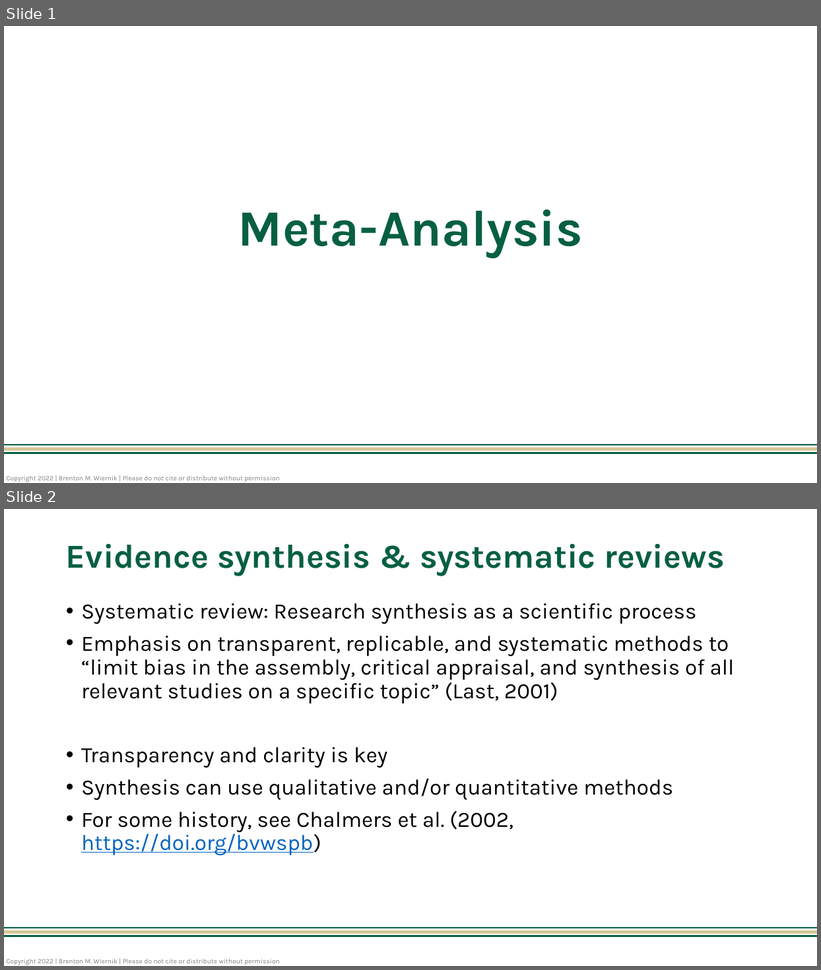
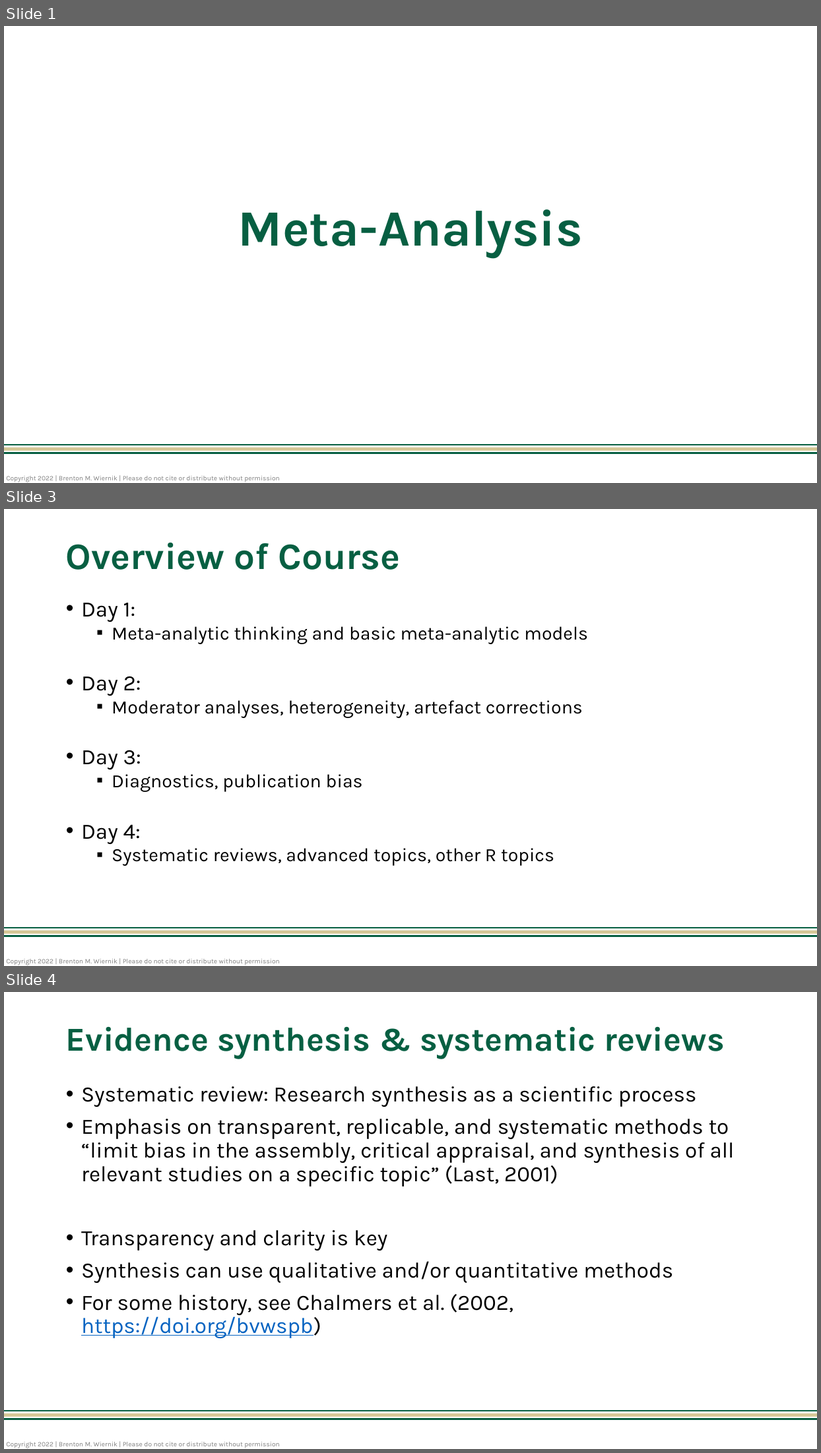
Before and after one commit to bwiernik/meta-workshop, a slide deck: slides/01_meta-analytic-thinking.pptx. Shown one above the other, each under a label of ours: slides 1 and 2 before the commit, slides 1, 3 and 4 after it; the slides between them are not shown. The pictures are 821x970 and 821x1453 pixels, drawn with LibreOffice and Linux fonts; fonts in the diff are those of the drawing. Boxes give left, top, right and bottom in pixels: in the first picture for what was removed or moved away, otherwise in the second. Text is boxed around its words. In the diff, an @@ line names an element or a change of style, - is before the commit and + after.

```diff
--- a/slides/01_meta-analytic-thinking.pptx
+++ b/slides/01_meta-analytic-thinking.pptx
@@ slide 3 added at (4,509,817,966), background #FFFFFF; not listed: 4 template elements that a slide beside it also shows @@
@@ title added at (66,543,401,570), 44 pt, text #075F42, bold @@
+Overview of Course
@@ text added at (81,603,588,866), 22.2 pt, text #000000 @@
+• Day 1:
+  ▪ Meta-analytic thinking and basic meta-analytic models
+• Day 2:
+  ▪ Moderator analyses, heterogeneity, artefact corrections
+• Day 3:
+  ▪ Diagnostics, publication bias
+• Day 4:
+  ▪ Systematic reviews, advanced topics, other R topics
@@ what was slide 2 is now slide 4 @@
```
Also in this commit, not shown: 2 slides changed, 1 other slide added, 2 other files.
